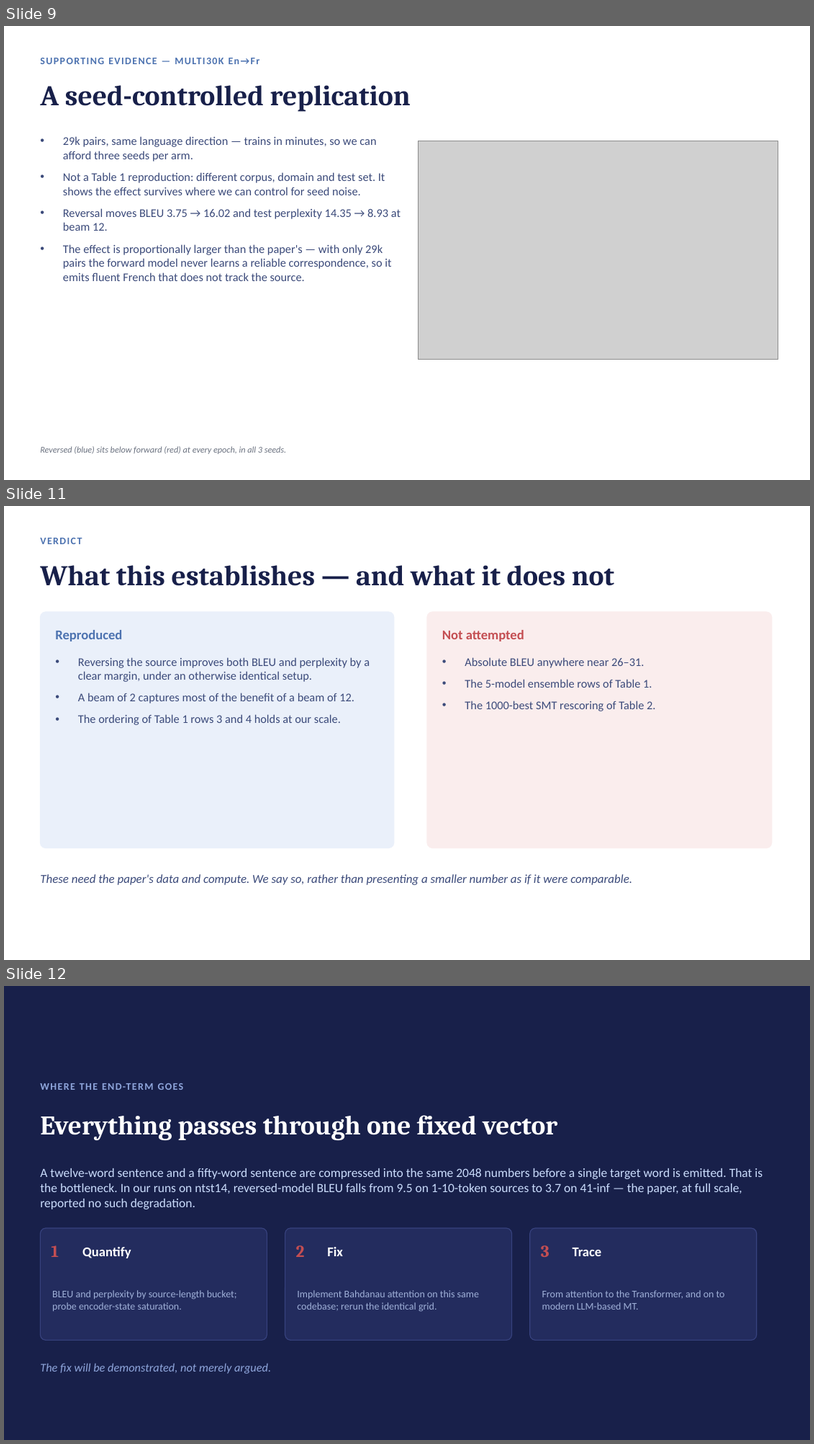
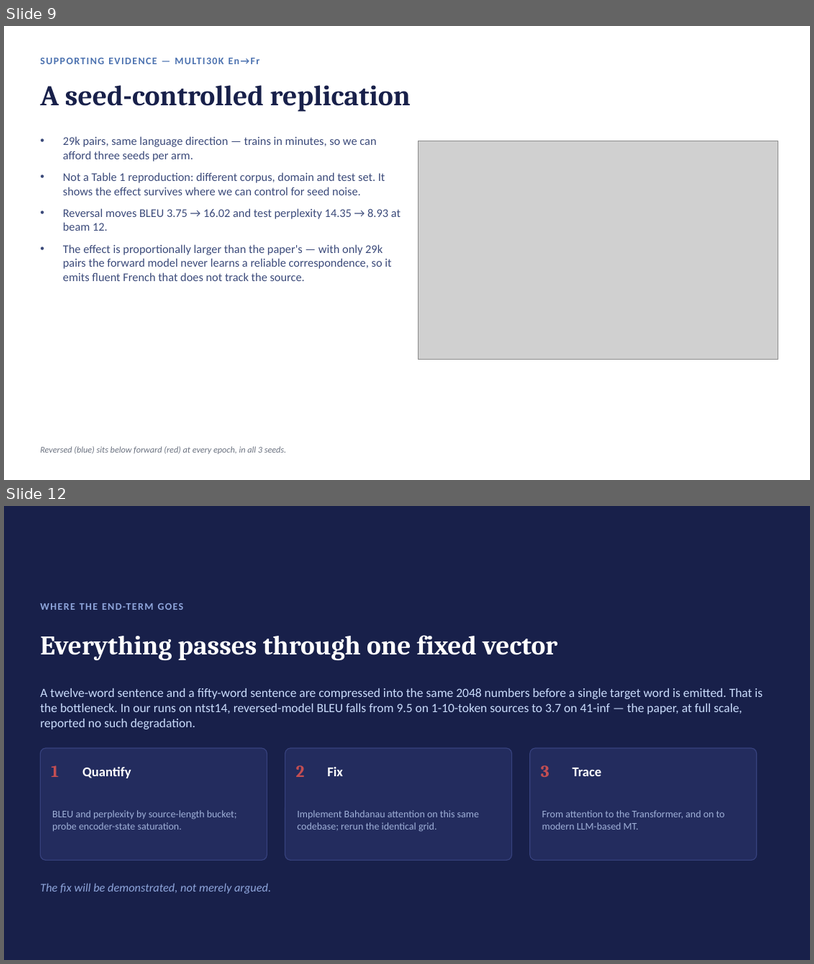
Before and after one commit to RubenS183/seq2seq-ee5180, a slide deck: slides/EE5180_midterm_slides.pptx. Shown one above the other, each under a label of ours: slides 9, 11 and 12 before the commit, slides 9 and 12 after it; the slides between them are not shown. The pictures are 814x1444 and 814x964 pixels, drawn with LibreOffice and Linux fonts; fonts in the diff are those of the drawing; grey boxes stand for pictures. Boxes give left, top, right and bottom in pixels: in the first picture for what was removed or moved away, otherwise in the second. Text is boxed around its words. In the diff, an @@ line names an element or a change of style, - is before the commit and + after.

```diff
--- a/slides/EE5180_midterm_slides.pptx
+++ b/slides/EE5180_midterm_slides.pptx
@@ slide 11 removed at [4,506,810,960], background #FFFFFF @@
@@ text removed at [40,531,772,549] @@
-VERDICT
@@ text removed at [40,565,615,586] @@
-What this establishes — and what it does not
@@ rounded rectangle removed at [40,612,394,848] @@
@@ rounded rectangle removed at [427,612,772,848] @@
@@ text removed at [55,630,122,641] @@
-Reproduced
@@ text removed at [442,630,525,641] @@
-Not attempted
@@ text removed at [78,657,370,725] @@
-• Reversing the source improves both BLEU and perplexity by a clear margin, under an otherwise identical setup.
-• A beam of 2 captures most of the benefit of a beam of 12.
-• The ordering of Table 1 rows 3 and 4 holds at our scale.
@@ text removed at [465,657,656,711] @@
-• Absolute BLEU anywhere near 26–31.
-• The 5-model ensemble rows of Table 1.
-• The 1000-best SMT rescoring of Table 2.
@@ text removed at [40,874,633,885] @@
-These need the paper's data and compute. We say so, rather than presenting a smaller number as if it were comparable.
```
Also in this commit, not shown: 3 slides changed, 1 slide added, 8 other files.
